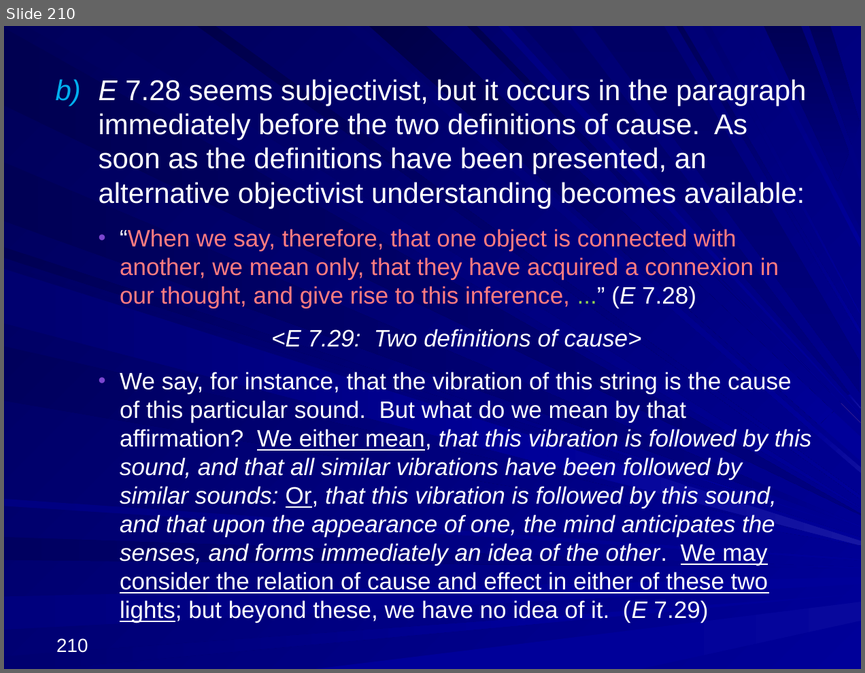
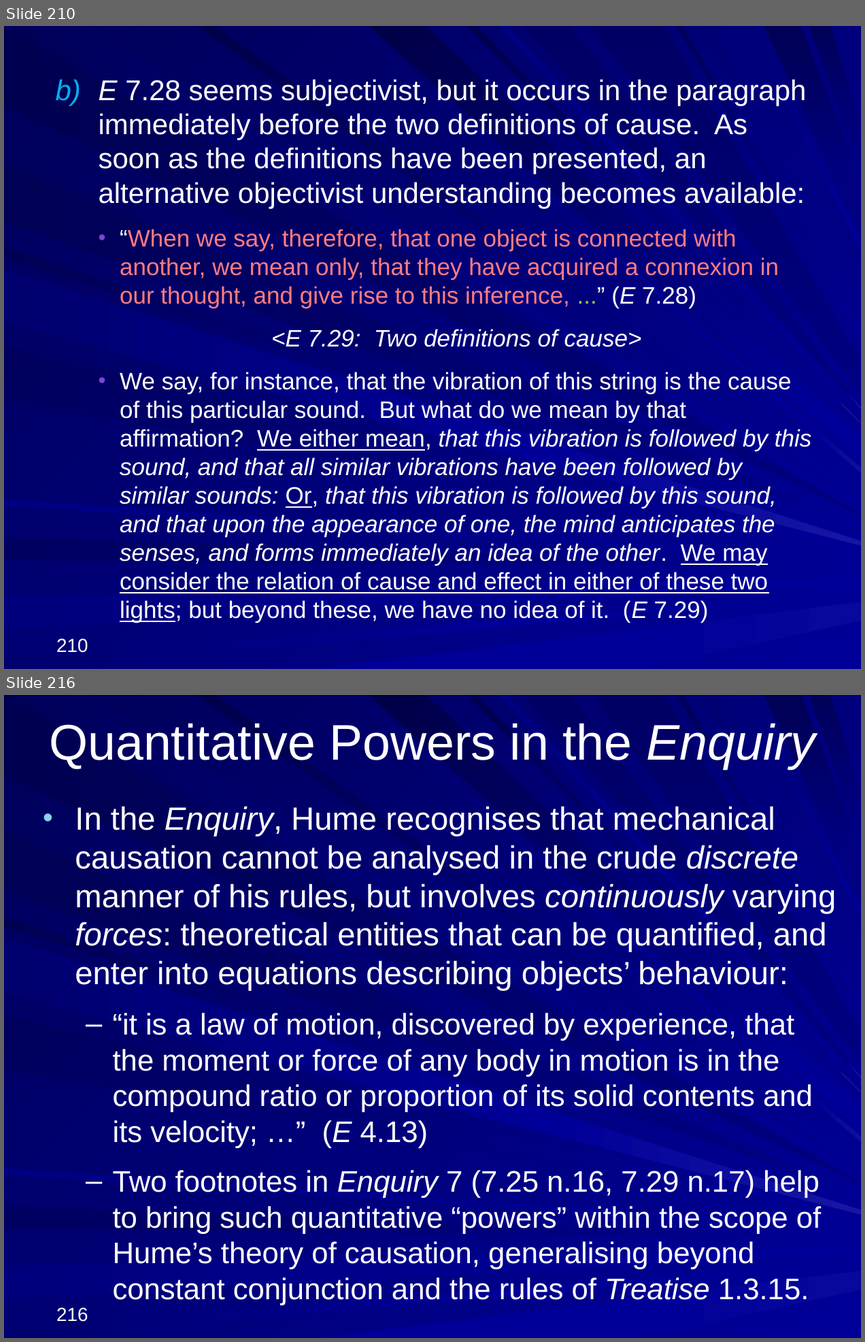
Before and after one commit to englishphilosophy/hume-texts-online, a slide deck: teaching/lectures/2024_Hume_MT_current.pptx. Shown one above the other, each under a label of ours: slide 210 before the commit, slides 210 and 216 after it; the slides between them are not shown. The pictures are 865x673 and 865x1342 pixels, drawn with LibreOffice and Linux fonts; fonts in the diff are those of the drawing. Boxes give left, top, right and bottom in pixels: in the first picture for what was removed or moved away, otherwise in the second. Text is boxed around its words. In the diff, an @@ line names an element or a change of style, - is before the commit and + after.

```diff
--- a/teaching/lectures/2024_Hume_MT_current.pptx
+++ b/teaching/lectures/2024_Hume_MT_current.pptx
@@ slide 216 added at box(4, 695, 861, 1338), background gradient #000078 to #000099; not listed: 37 template elements that a slide beside it also shows @@
@@ title added at box(49, 723, 816, 769), 42 pt, text #FFFFFF @@
+Quantitative Powers in the Enquiry
@@ text added at box(75, 806, 836, 1305), 25 pt, text #FFFFFF @@
+• In the Enquiry, Hume recognises that mechanical causation cannot be analysed in the crude discrete manner of his rules, but involves continuously varying forces: theoretical entities that can be quantified, and enter into equations describing objects’ behaviour:
+  – “it is a law of motion, discovered by experience, that the moment or force of any body in motion is in the compound ratio or proportion of its solid contents and its velocity; …” (E 4.13)
+  – Two footnotes in Enquiry 7 (7.25 n.16, 7.29 n.17) help to bring such quantitative “powers” within the scope of Hume’s theory of causation, generalising beyond constant conjunction and the rules of Treatise 1.3.15.
@@ page number added at box(56, 1307, 88, 1321), 16 pt, text #FFFFFF @@
+216
```
Also in this commit, not shown: 7 slides changed, 53 other slides added, 1 other file.
